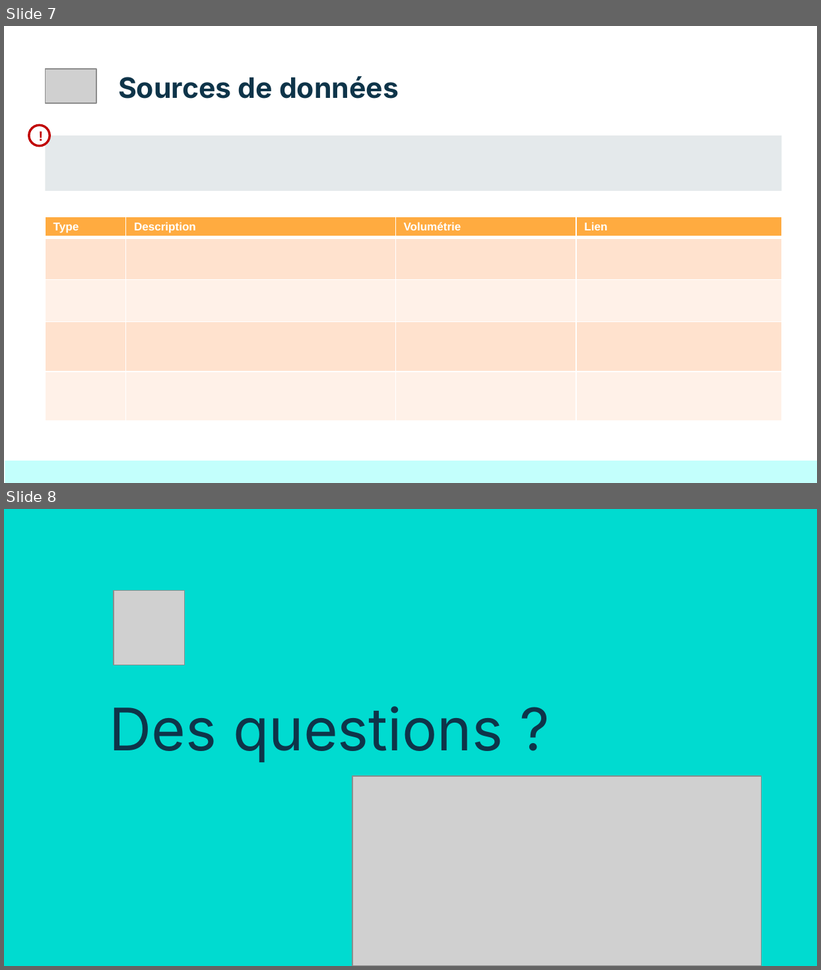
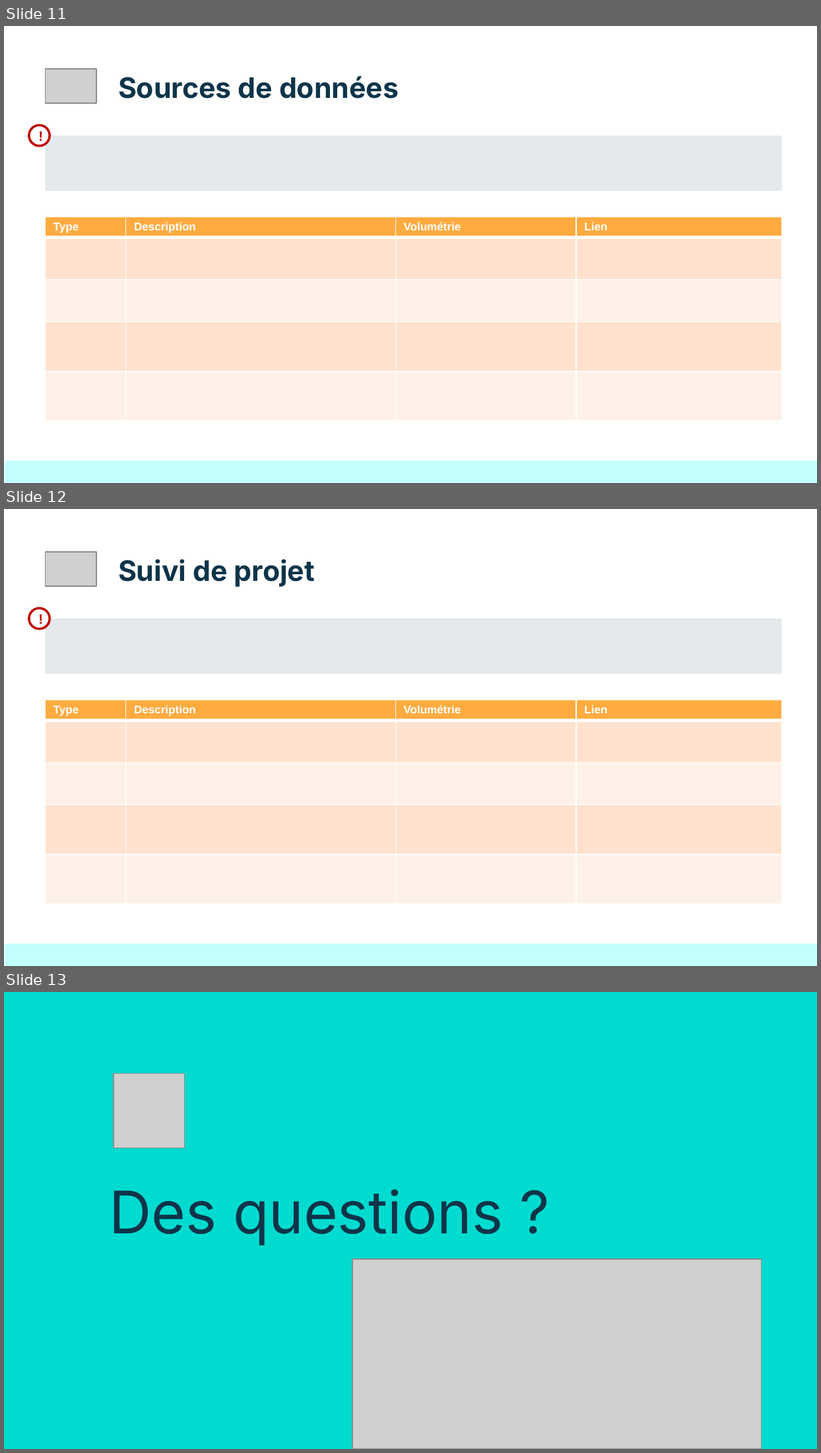
Before and after one commit to Sheikoh/REnergies_efficiency_prediction, a slide deck: presentation/dsfs_ft_35_Projet_REnergies_efficiency_prediction.pptx. Shown one above the other, each under a label of ours: slides 7 and 8 before the commit, slides 11, 12 and 13 after it. The pictures are 821x970 and 821x1453 pixels, drawn with LibreOffice and Linux fonts; fonts in the diff are those of the drawing; grey boxes stand for pictures. Boxes give left, top, right and bottom in pixels: in the first picture for what was removed or moved away, otherwise in the second. Text is boxed around its words. In the diff, an @@ line names an element or a change of style, - is before the commit and + after.

```diff
--- a/presentation/dsfs_ft_35_Projet_REnergies_efficiency_prediction.pptx
+++ b/presentation/dsfs_ft_35_Projet_REnergies_efficiency_prediction.pptx
@@ slide 12 added at [4,509,817,966], background #FFFFFF @@
@@ picture added at [46,552,96,586] @@
@@ title added at [118,559,315,587], 25 pt, text #0E3449, bold @@
+Suivi de projet
@@ ellipse added at [29,608,50,628], fill #FFFFFF, outline #C00000 2 pt, 12 pt, text #C00000, bold @@
+!
@@ rectangle added at [46,619,782,674], fill #E4E9EB @@
@@ table added at [46,700,782,906], 5 rows, 4 columns @@
+Type | Description | Volumétrie | Lien
+ |  |  | 
+ |  |  | 
+ |  |  | 
+ |  |  | 
@@ rectangle added at [5,944,817,966], fill #C3FFFC @@
@@ what was slide 7 is now slide 11 @@
@@ what was slide 8 is now slide 13 @@
```
Also in this commit, not shown: 2 slides changed, 4 other slides added, 1 other file.
